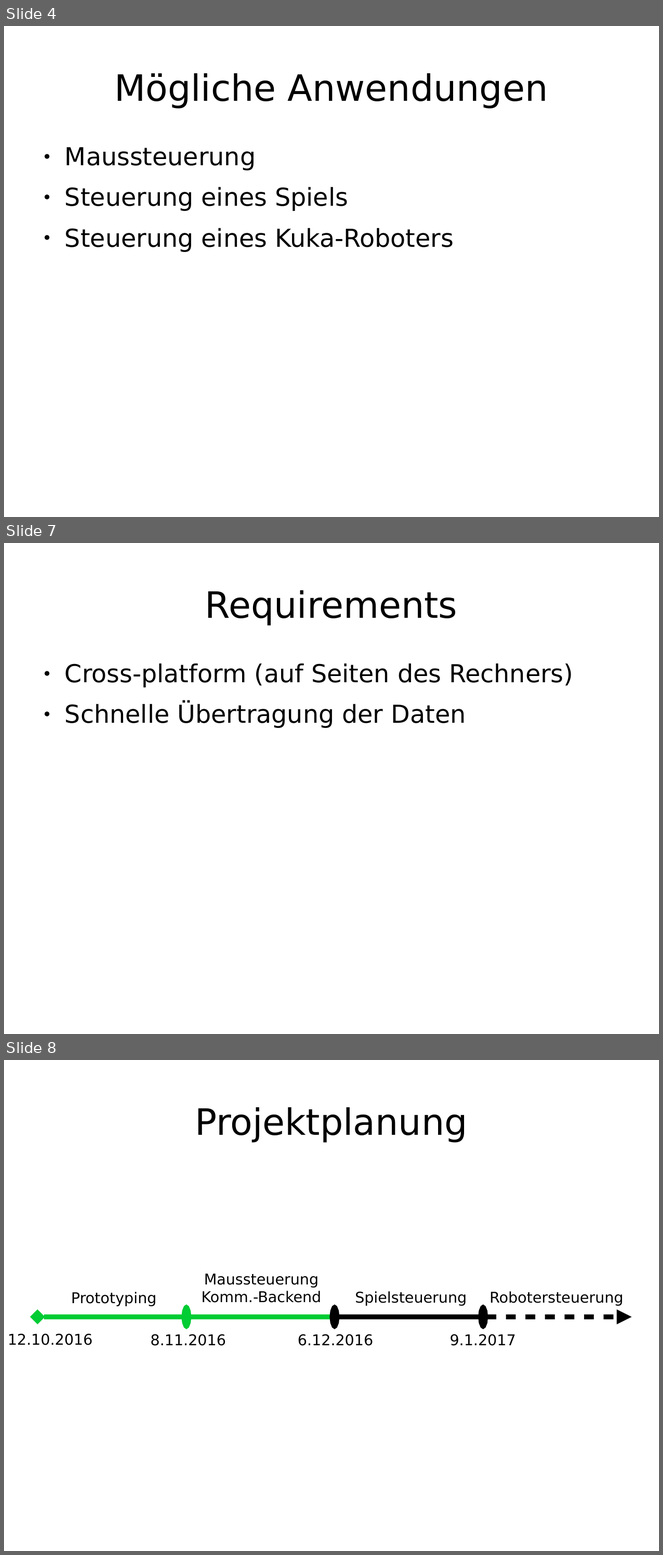
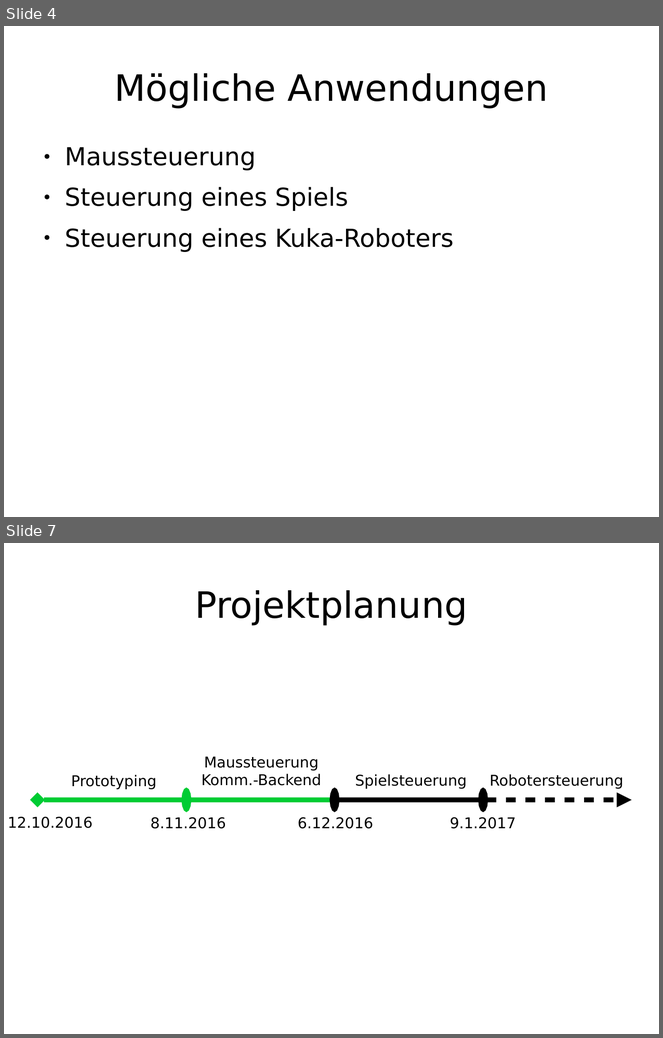
Before and after one commit to enra64/psychic-giggle, a slide deck: zwischenstand anfang dezember.odp. Shown one above the other, each under a label of ours: slides 4, 7 and 8 before the commit, slides 4 and 7 after it; the slides between them are not shown. The pictures are 663x1555 and 663x1038 pixels, drawn with LibreOffice and Linux fonts; fonts in the diff are those of the drawing. Boxes give left, top, right and bottom in pixels: in the first picture for what was removed or moved away, otherwise in the second. Text is boxed around its words. In the diff, an @@ line names an element or a change of style, - is before the commit and + after.

```diff
--- a/zwischenstand anfang dezember.odp
+++ b/zwischenstand anfang dezember.odp
@@ slide 7 removed at <box>4,543,659,1034</box>, background #FFFFFF @@
@@ title removed at <box>205,590,457,626</box> @@
-Requirements
@@ text removed at <box>65,663,573,728</box> @@
-● Cross-platform (auf Seiten des Rechners)
-● Schnelle Übertragung der Daten
@@ what was slide 8 is now slide 7 @@
```
Also in this commit, not shown: 9 slides changed, 2 other slides removed.
